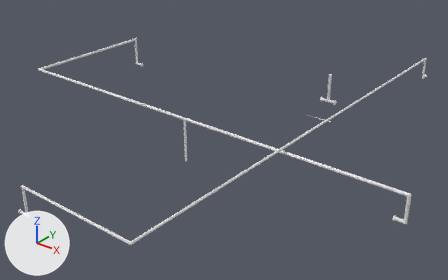
A saved change to the glTF model examples/m1/assets/wastewater-plant/tiled/parts/part-017.glb.
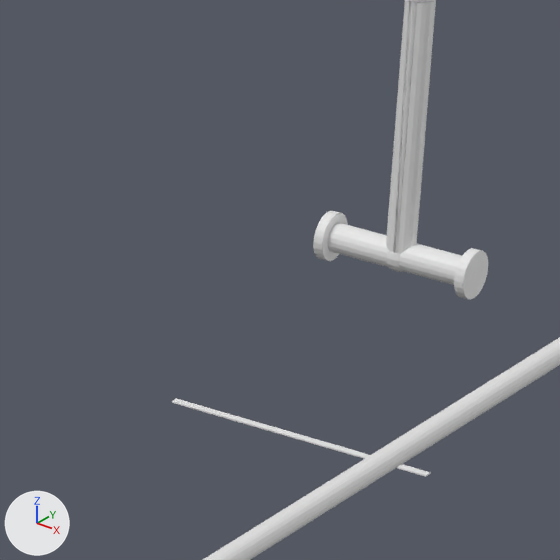
The first picture shows the older version from a camera (50 mm lens) standing at (151.7, -114.3, 28.8) and looking at (115.0, -68.5, 0.4). The close-ups show the older and then the newer version on the part from 65% to 77% of the width and 27% to 46% of the height of that picture. Only the edits that show in the close-ups are written down. Lighting does not change. The marker at lower left points along +X, +Y and +Z. Materials are left out; every surface is plain grey. Vertices at exactly the same position are counted once.

The first close-up shows 'render-batch-0', 'render-batch-1', 'render-batch-2', 'render-batch-4'.
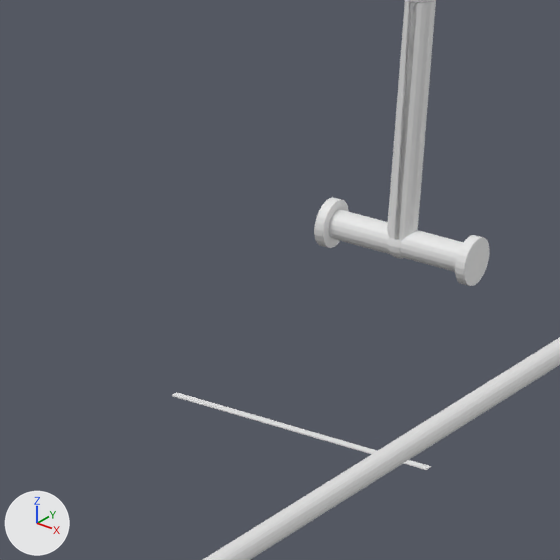
Location of each change, [x1, y1, x2, y2] in pixels of the close-ups (560 x 560 px; the box of a moved part takes in the faces that stretch with it):
```json
{"object": "render-batch-1", "change": "reshaped", "before": [327, 0, 462, 285], "after": [328, 0, 463, 272]}
{"object": "render-batch-0", "change": "reshaped", "before": [313, 211, 488, 300], "after": [314, 197, 490, 286]}
{"object": "render-batch-4", "change": "moved", "before": [171, 398, 431, 477], "after": [172, 392, 431, 470]}
{"part": 1, "of": "me_mesh_0", "change": "moved or reshaped", "before": [454, 248, 488, 300], "after": [455, 235, 490, 286]}
{"part": 2, "of": "me_mesh_0", "change": "moved or reshaped", "before": [313, 211, 348, 261], "after": [314, 197, 349, 248]}
{"part": 3, "of": "me_mesh_1", "change": "moved or reshaped", "before": [386, 250, 403, 272], "after": [387, 237, 403, 259]}
{"part": 4, "of": "me_mesh_1", "change": "added", "after": [328, 209, 463, 272]}
{"part": 5, "of": "me_mesh_1", "change": "reshaped", "before": [327, 1, 462, 285], "after": [387, 1, 419, 240]}
```

The change, as JSON lines over the scene's bpy script:
```json
{"block": "me_mesh_0", "where": "me_mesh_0.from_pydata(...)  # 1248 vertices, 2468 faces; spans x 92.6..136.5, y -92.2..-42.7, z 0.0..4.6"}
{"block": "me_mesh_0", "where": "# used by ob_render_batch_0; location = (0.0, 0.0, 0.0)"}
{"block": "me_mesh_0", "change": "me_mesh_0 part 1: the loose piece of 192 vertices spanning x 119.8..120.0, y -54.3..-53.7, z 0.9..1.5 is moved by (0.0, 0.0, 0.2)"}
{"block": "me_mesh_0", "change": "me_mesh_0 part 2: the loose piece of 192 vertices spanning x 118.0..118.2, y -54.3..-53.7, z 0.9..1.5 is moved by (0.0, 0.0, 0.2)"}
{"block": "me_mesh_1", "where": "# used by ob_render_batch_1; location = (0.0, 0.0, 0.0)"}
{"op": "remove", "block": "me_mesh_1", "code": "me_mesh_1.from_pydata(...)  # 343 vertices, 693 faces; spans x 118.1..119.9, y -54.19..-53.81, z 1.01..4.52"}
{"op": "add", "block": "me_mesh_1", "code": "me_mesh_1.from_pydata(...)  # 345 vertices, 693 faces; spans x 118.1..119.9, y -54.19..-53.81, z 1.17..4.52"}
{"block": "me_mesh_1", "change": "me_mesh_1 part 3: the loose piece of 114 vertices spanning x 118.81..119.19, y -54.19..-53.81, z 1.01..1.39 is moved by (0.0, 0.0, 0.16)"}
{"block": "me_mesh_1", "change": "me_mesh_1 part 4: a new loose piece of 75 vertices spanning x 118.1..119.9, y -54.17..-53.83, z 1.19..1.53"}
{"block": "me_mesh_1", "change": "me_mesh_1 part 5: 18 vertices moved from x 118.83..119.17, y -54.16..-53.84, z 1.2 to x 118.83..119.17, y -54.16..-53.84, z 1.36; 76 vertices removed from x 118.1..119.9, y -54.17..-53.83, z 1.03..1.37; 3 vertices added at x 119.0, y -54.17..-53.83, z 1.36"}
{"block": "me_mesh_4", "where": "# used by ob_render_batch_4; location = (0.0, 0.0, 0.0)"}
{"op": "remove", "block": "me_mesh_4", "code": "me_mesh_4.from_pydata(...)  # 8 vertices, 12 faces; spans x 117.97..121.17, y -57.05..-56.95, z 0.15..0.17"}
{"op": "add", "block": "me_mesh_4", "code": "me_mesh_4.from_pydata(...)  # 8 vertices, 12 faces; spans x 117.97..121.17, y -57.05..-56.95, z 0.23..0.24"}
{"block": "me_mesh_4", "change": "me_mesh_4 part 6: the whole mesh is moved by (0.0, 0.0, 0.08)"}
```
